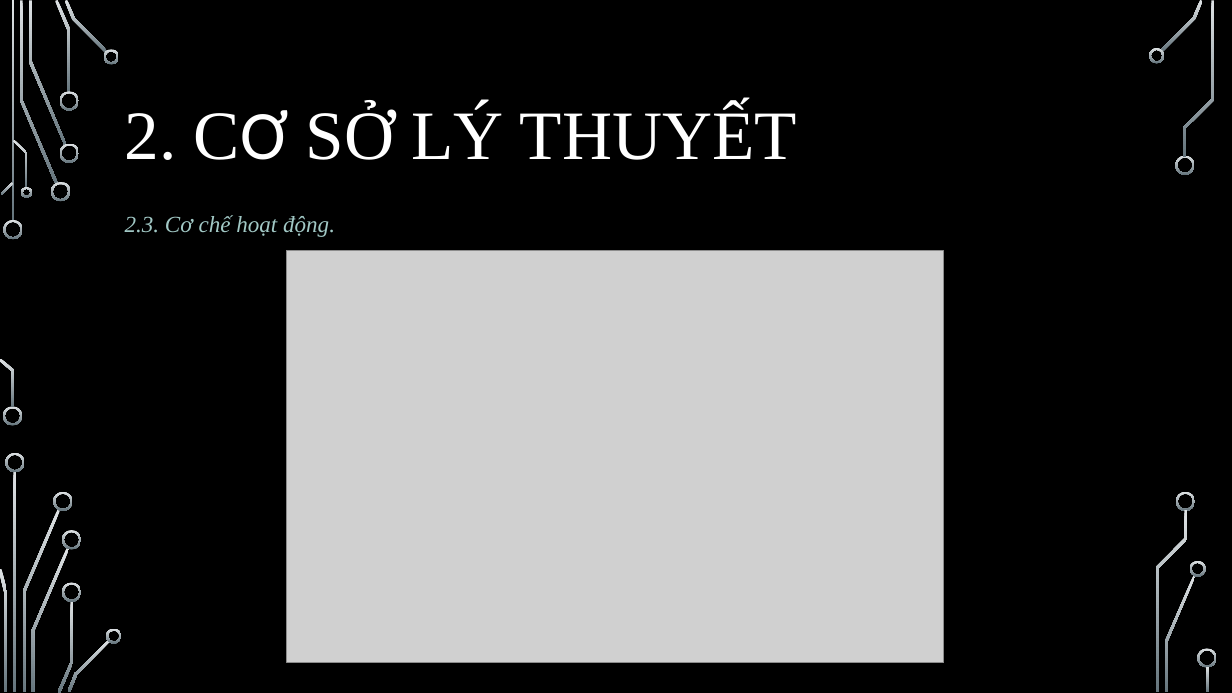
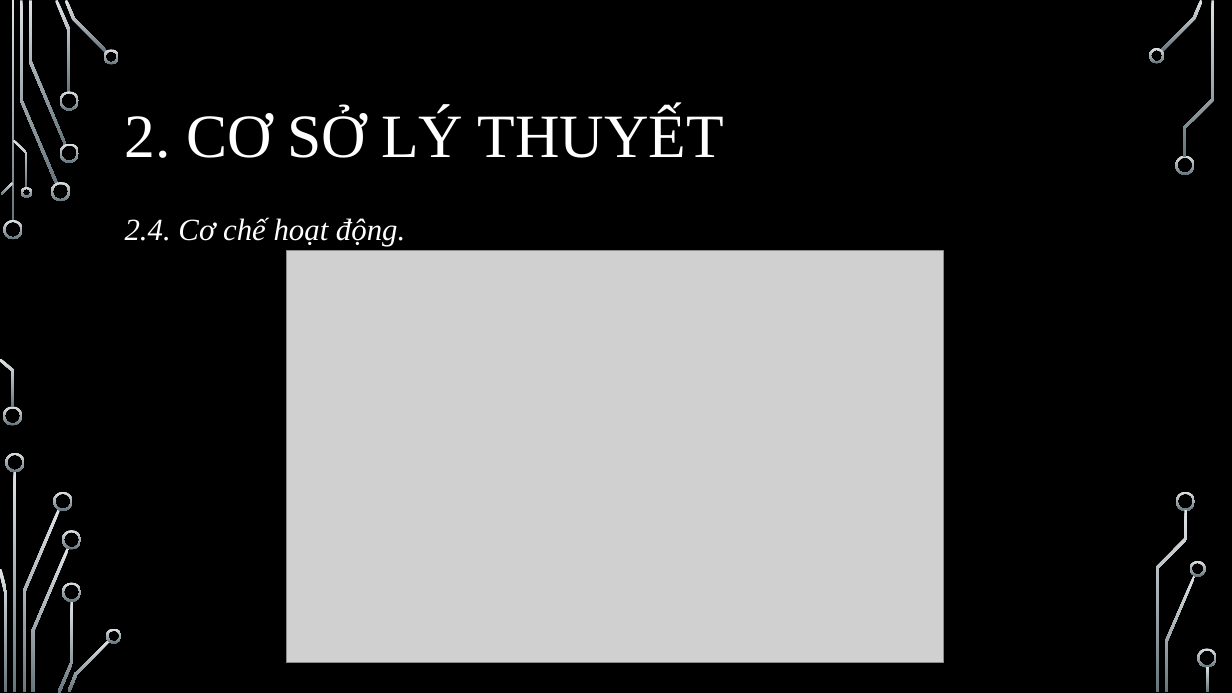
Before and after one commit to kiet1022/DoanHoiIT, a slide deck: slide 9 of FileBC/SlideBaoCaoVer2NotComplete.pptx (slide 8 before the commit). Drawn at 1232x693 pixels with LibreOffice and Linux fonts; fonts in the diff are those of the drawing; grey boxes stand for pictures; background and template pictures are left out. Boxes give left, top, right and bottom in pixels: in the first picture for what was removed or moved away, otherwise in the second. Text is boxed around its words. In the diff, an @@ line names an element or a change of style, - is before the commit and + after.

```diff
--- a/FileBC/SlideBaoCaoVer2NotComplete.pptx
+++ b/FileBC/SlideBaoCaoVer2NotComplete.pptx
@@ title "2. CƠ SỞ LÝ THUYẾT" at (x1=125, y1=108, x2=724, y2=158): size 54 to 48 pt; font Calibri to Times New Roman in "CƠ" @@
@@ text at (x1=125, y1=218, x2=405, y2=246): text changed; size 18 to 24 pt; text colour #A1C8C5 to #FFFFFF @@
-2.3. Cơ chế hoạt động.
+2.4. Cơ chế hoạt động.
```
Also in this commit, not shown: 11 other slides changed, 5 slides added, 7 slides removed.
